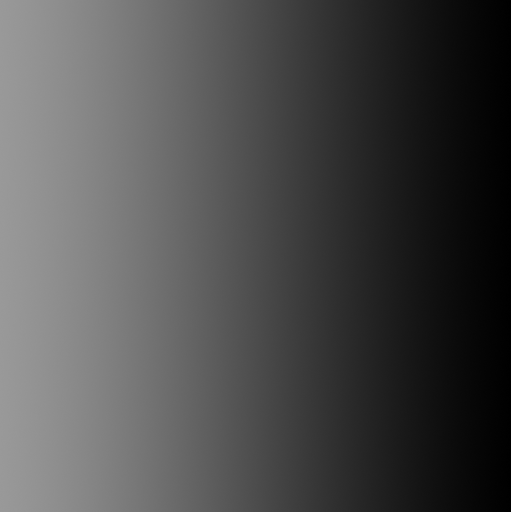
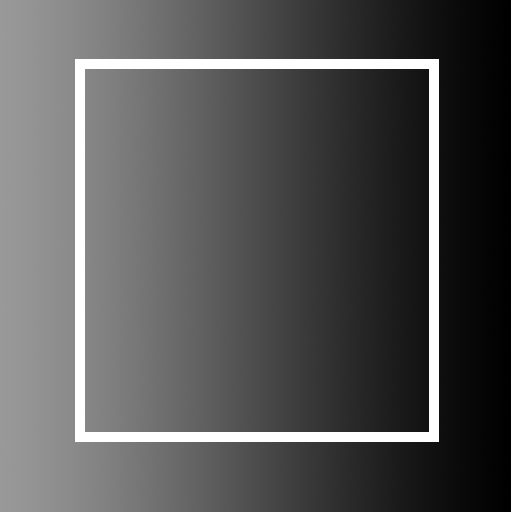
Layers edited between the first and the second 512px x 512px image:
added layer "Rectangle 2" above "Rectangle 1" over [75, 59, 439, 442]
